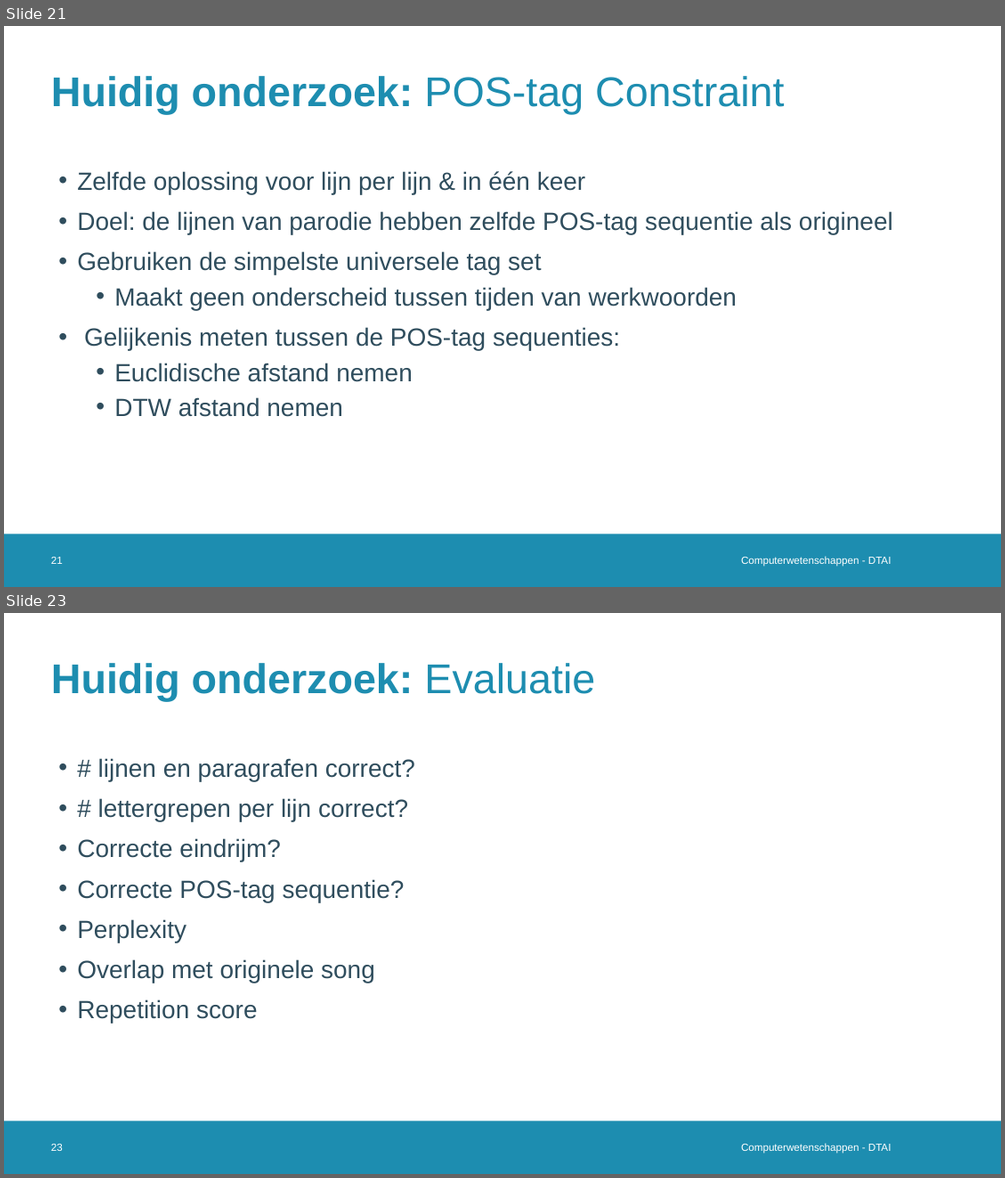
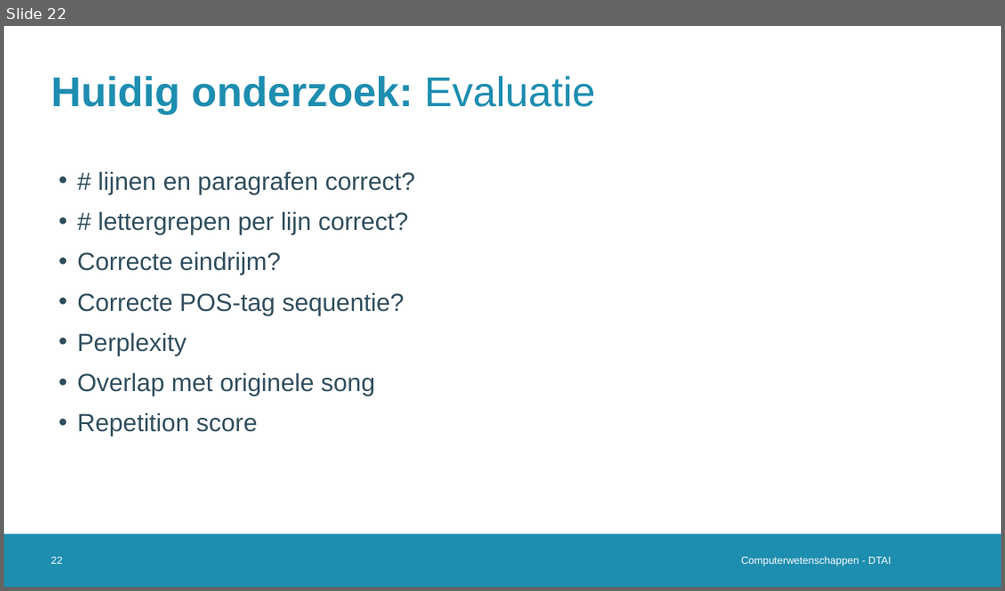
Before and after one commit to Alintermans/Thesis, a slide deck: Presentations/Third Intermediate Presentation/Presentation.pptx. Shown one above the other, each under a label of ours: slides 21 and 23 before the commit, slide 22 after it; the slides between them are not shown. The pictures are 1005x1178 and 1005x591 pixels, drawn with LibreOffice and Linux fonts; fonts in the diff are those of the drawing; background and template pictures are left out. Boxes give left, top, right and bottom in pixels: in the first picture for what was removed or moved away, otherwise in the second. Text is boxed around its words. In the diff, an @@ line names an element or a change of style, - is before the commit and + after.

```diff
--- a/Presentations/Third Intermediate Presentation/Presentation.pptx
+++ b/Presentations/Third Intermediate Presentation/Presentation.pptx
@@ slide 21 removed at box(4, 26, 1001, 587), background #FFFFFF; not listed: 1 template element that a slide beside it also shows @@
@@ title removed at box(51, 76, 784, 114) @@
-Huidig onderzoek: POS-tag Constraint
@@ text removed at box(77, 171, 893, 417) @@
-• Zelfde oplossing voor lijn per lijn & in één keer
-• Doel: de lijnen van parodie hebben zelfde POS-tag sequentie als origineel
-• Gebruiken de simpelste universele tag set
-  • Maakt geen onderscheid tussen tijden van werkwoorden
-• Gelijkenis meten tussen de POS-tag sequenties:
-  • Euclidische afstand nemen
-  • DTW afstand nemen
@@ page number removed at box(51, 556, 63, 564) @@
-21
@@ text removed at box(741, 556, 891, 566) @@
-Computerwetenschappen - DTAI
@@ what was slide 23 is now slide 22 @@
@@ page number at box(51, 556, 63, 564): text changed @@
-23
+22
```
Also in this commit, not shown: 13 slides changed, 2 other files.
